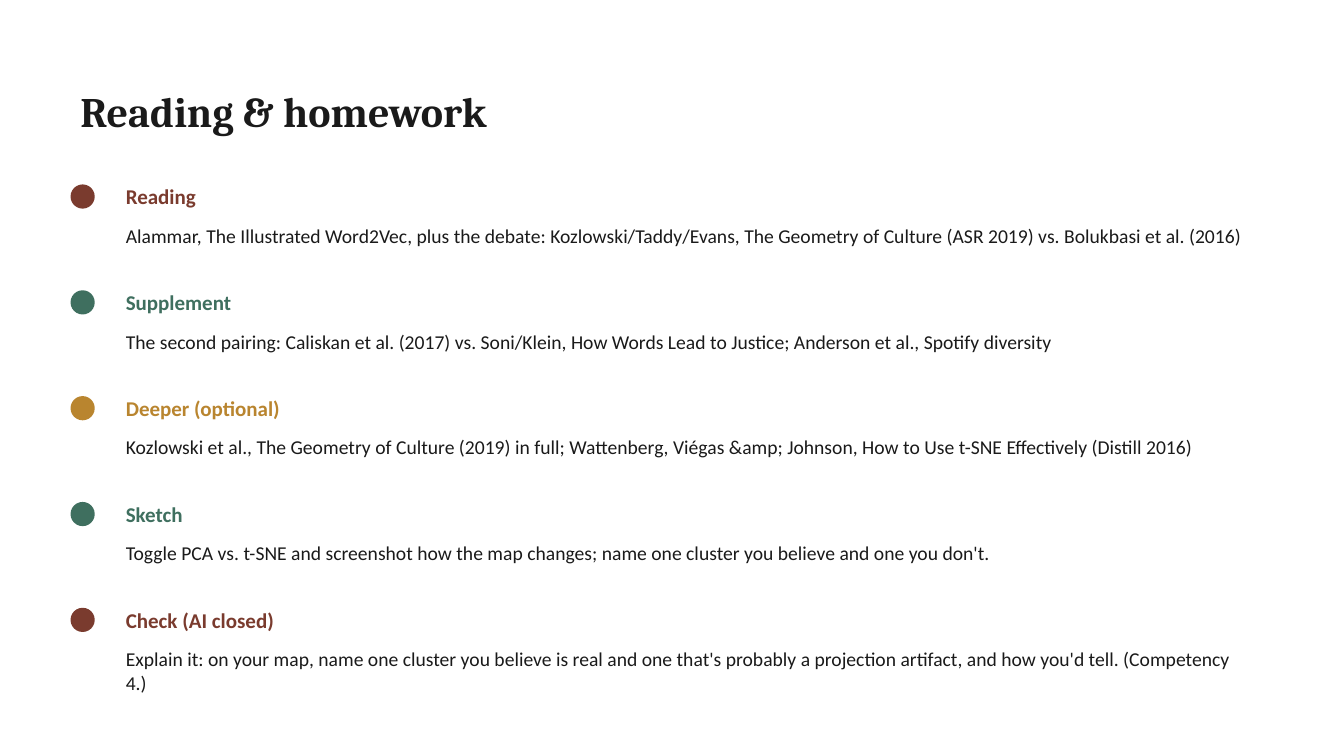
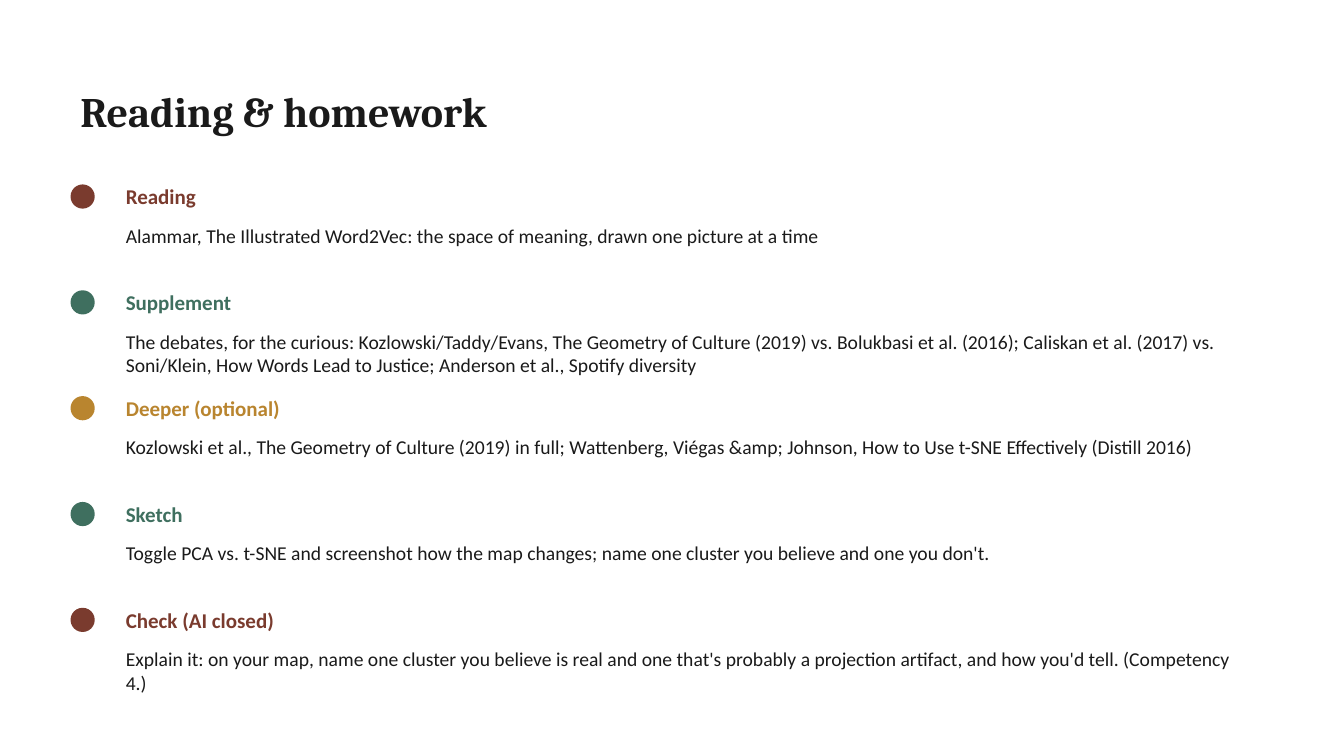
Before and after one commit to lucianli123/culture-as-data-2026, a slide deck: slide 10 of slides/pptx/week-05.pptx. Drawn at 1344x756 pixels with LibreOffice and Linux fonts; fonts in the diff are those of the drawing. Boxes give left, top, right and bottom in pixels: in the first picture for what was removed or moved away, otherwise in the second. Text is boxed around its words. In the diff, an @@ line names an element or a change of style, - is before the commit and + after.

Commit message:
Reading rebalance: fun-first mains (Hip Hop Vocabulary W2, Selfiecity W6, Pudding build guide W9), field debates demoted to supplement/deeper tiers, forum dupe removed

```diff
--- a/slides/pptx/week-05.pptx
+++ b/slides/pptx/week-05.pptx
@@ text at bbox=[126, 229, 818, 247]: text changed @@
-Alammar, The Illustrated Word2Vec, plus the debate: Kozlowski/Taddy/Evans, The Geometry of Culture (ASR 2019) vs. Bolukbasi et al. (2016)
+Alammar, The Illustrated Word2Vec: the space of meaning, drawn one picture at a time
@@ text at bbox=[126, 335, 1214, 375]: text changed @@
-The second pairing: Caliskan et al. (2017) vs. Soni/Klein, How Words Lead to Justice; Anderson et al., Spotify diversity
+The debates, for the curious: Kozlowski/Taddy/Evans, The Geometry of Culture (2019) vs. Bolukbasi et al. (2016); Caliskan et al. (2017) vs. Soni/Klein, How Words Lead to Justice; Anderson et al., Spotify diversity
```
Also in this commit, not shown: 18 other files.
